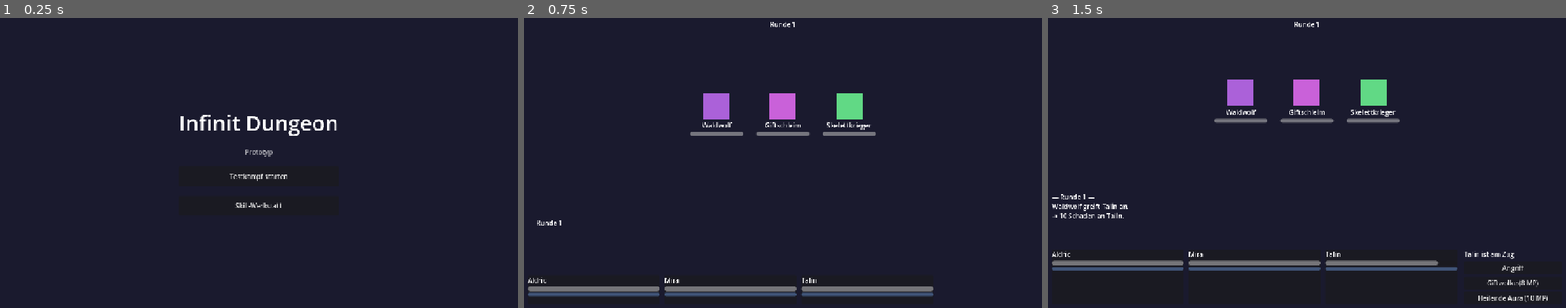
Above: before the commit, frames 1-3 (left to right).
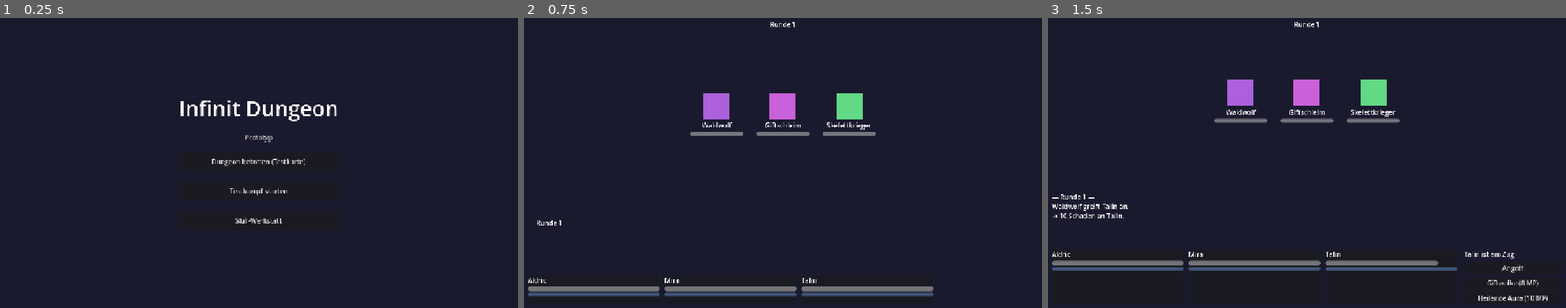
Above: after the commit, the same moments.

Repository: Edrick18/infinit_dungeon
Game: Godot game, scene res://scenes/main.tscn
The game is run twice, just before and just after one commit, with the same random seed, the same clock (stepped at 60 frames per second) and the same inputs.
Inputs (mouse positions are in pixels of both pictures, inside the frame that each line leads up to):
- Up to frame 1 (0.25 s): no input
- Up to frame 2 (0.75 s): click "Testkampf starten" at 0.5 s
- Up to frame 3 (1.5 s): tap Enter at 1.25 s; move the mouse to (1420, 148) at 1.27 s; hold D from 1.28 s (still down); click (1420, 148) at 1.42 s

The runs differ from the first frame. In frame 1, 2.0% of the frame differs, in the area x 34-66%, y 28-71%; in frame 2, nothing differs; in frame 3, nothing differs.

Commit message:
Dungeon-Generierung: begehbare prozedurale Karte mit Kampf-Loop
- DungeonGenerator: Drunkard's-Walk-Hoehlen, deterministisch aus dem
  Karten-Seed (Fundament des wiederholbaren Kartensystems); Boss an der
  entferntesten Stelle (BFS), Gegner (6 + Tier) und 3 Truhen mit
  Abstandsregeln platziert
- DungeonMap: Tile-Grid, Begehbarkeits-Checks, BFS-Distanzen
- Dungeon-Szene: Top-Down-Bewegung (WASD/Pfeile, Wand-Gleiten),
  Kamera, HUD, sichtbare Gegner/Truhen/Boss als Platzhalter-Formen,
  Beruehrung startet Kampf, Truhen geben Gold, Abschluss-Overlay
- Run-Persistenz im GameState: Karte + besiegte Gegner + geoeffnete
  Truhen + Position ueberleben den Kampf-Szenenwechsel; Layout wird
  aus dem Seed identisch regeneriert
- Kampfszene: Dungeon-Kontext (Sieg -> weiter im Dungeon an gleicher
  Stelle, Wipe -> zurueck zum Hub, Karte bleibt)
- Encounter deterministisch aus Karten-Seed + Gegner-ID, Gegner
  skalieren linear mit Kartenstufe; Boss "Knochenfuerst"
- Menu: "Dungeon betreten" / "Dungeon fortsetzen"
- Selbsttest scripts/dev/dungeon_selftest.gd (19 Checks)

Co-Authored-By: Claude Fable 5 <noreply@anthropic.com>

Diff:
--- a/autoload/game_state.gd
+++ b/autoload/game_state.gd
@@ -6,10 +6,35 @@
 var researched: Array[StringName] = []
 var party: Array[Combatant] = []
 
+## Laufender Dungeon-Besuch: {"card": DungeonCard, "defeated": Array[int],
+## "opened": Array[int], "player_pos": Vector2, "boss_defeated": bool}.
+## Leer = kein aktiver Run. Nur die Karte + Fortschritt werden gehalten,
+## das Layout selbst kommt deterministisch aus dem Karten-Seed.
+var current_run: Dictionary = {}
+
+## Übergabe an die Kampfszene: {"enemy_id": int, "is_boss": bool,
+## "enemies": Array[Combatant]}. Leer = normaler Testkampf aus dem Menü.
+var pending_battle: Dictionary = {}
+
 
 func _ready() -> void:
 	if party.is_empty():
 		party = TestContent.make_party()
+
+
+func start_run(card: DungeonCard) -> void:
+	current_run = {
+		"card": card,
+		"defeated": [],
+		"opened": [],
+		"player_pos": Vector2.ZERO,
+		"boss_defeated": false,
+	}
+
+
+func clear_run() -> void:
+	current_run = {}
+	pending_battle = {}
 
 
 func is_block_unlocked(block: SkillBlock, char_level: int) -> bool:
--- /dev/null
+++ b/scenes/dungeon/dungeon_scene.tscn
@@ -0,0 +1,6 @@
+[gd_scene load_steps=2 format=3]
+
+[ext_resource type="Script" path="res://scripts/dungeon/dungeon_scene.gd" id="1_dungeon"]
+
+[node name="DungeonScene" type="Node2D"]
+script = ExtResource("1_dungeon")
--- /dev/null
+++ b/scripts/dev/dungeon_selftest.gd
@@ -0,0 +1,105 @@
+extends SceneTree
+## Headless-Selbsttest für die Dungeon-Generierung:
+##   godot\Godot_v4.7-stable_win64_console.exe --headless -s scripts/dev/dungeon_selftest.gd
+
+var failures := 0
+
+
+func _init() -> void:
+	_test_determinism()
+	_test_connectivity()
+	_test_placements()
+	_test_encounter_determinism()
+	if failures == 0:
+		print("SELFTEST OK — alle Dungeon-Tests bestanden")
+		quit(0)
+	else:
+		print("SELFTEST FEHLGESCHLAGEN — %d Fehler" % failures)
+		quit(1)
+
+
+func _check(condition: bool, label: String) -> void:
+	if condition:
+		print("  ok: " + label)
+	else:
+		failures += 1
+		printerr("  FEHLER: " + label)
+
+
+func _card(seed_value: int, tier := 1) -> DungeonCard:
+	var card := DungeonCard.new()
+	card.seed = seed_value
+	card.tier = tier
+	return card
+
+
+func _test_determinism() -> void:
+	print("Determinismus (Kern des Kartensystems):")
+	var a := DungeonGenerator.generate(_card(12345))
+	var b := DungeonGenerator.generate(_card(12345))
+	_check(a.cells == b.cells, "gleicher Seed → identisches Layout")
+	_check(a.boss_cell == b.boss_cell, "gleicher Seed → gleiche Boss-Position")
+	_check(str(a.enemies) == str(b.enemies), "gleicher Seed → gleiche Gegner-Platzierung")
+	_check(str(a.chests) == str(b.chests), "gleicher Seed → gleiche Truhen (inkl. Gold)")
+	var c := DungeonGenerator.generate(_card(99999))
+	_check(a.cells != c.cells, "anderer Seed → anderes Layout")
+
+
+func _test_connectivity() -> void:
+	print("Erreichbarkeit:")
+	for seed_value in [1, 777, 424242]:
+		var map := DungeonGenerator.generate(_card(seed_value))
+		var dist := map.distances_from(map.spawn)
+		_check(dist.size() == map.floor_cells().size(),
+			"Seed %d: jede Bodenzelle vom Spawn erreichbar" % seed_value)
+
+
+func _test_placements() -> void:
+	print("Platzierungen:")
+	var map := DungeonGenerator.generate(_card(2026, 3))
+	var dist := map.distances_from(map.spawn)
+	_check(map.is_floor(map.spawn), "Spawn liegt auf Boden")
+	_check(map.is_floor(map.boss_cell), "Boss liegt auf Boden")
+	_check(dist[map.boss_cell] >= 10, "Boss liegt weit weg vom Spawn (%d Tiles)" % dist[map.boss_cell])
+	_check(map.enemies.size() == 6 + 3, "Gegneranzahl skaliert mit Tier (6 + Tier)")
+
+	var all_valid := true
+	for enemy in map.enemies:
+		if not map.is_floor(enemy["cell"]) or dist[enemy["cell"]] < DungeonGenerator.MIN_ENEMY_SPAWN_DIST:
+			all_valid = false
+	_check(all_valid, "alle Gegner auf Boden und mit Abstand zum Spawn")
+	_check(map.chests.size() == DungeonGenerator.CHEST_COUNT, "Truhen platziert")
+	var gold_ok := true
+	for chest in map.chests:
+		if chest["gold"] < 20 + 3 * 10:
+			gold_ok = false
+	_check(gold_ok, "Truhen-Gold skaliert mit Tier")
+
+
+func _test_encounter_determinism() -> void:
+	print("Encounter:")
+	var rng_a := RandomNumberGenerator.new()
+	rng_a.seed = 555
+	var rng_b := RandomNumberGenerator.new()
+	rng_b.seed = 555
+	var group_a := TestContent.make_encounter(2, rng_a)
+	var group_b := TestContent.make_encounter(2, rng_b)
+	_check(group_a.size() == group_b.size(), "gleicher Seed → gleiche Gruppengröße")
+	var same := true
+	for i in group_a.size():
+		if group_a[i].display_name != group_b[i].display_name:
+			same = false
+	_check(same, "gleicher Seed → gleiche Gegner-Zusammensetzung")
+
+	var tier1_rng := RandomNumberGenerator.new()
+	tier1_rng.seed = 1
+	var tier5_rng := RandomNumberGenerator.new()
+	tier5_rng.seed = 1
+	var weak := TestContent.make_encounter(1, tier1_rng)[0]
+	var strong := TestContent.make_encounter(5, tier5_rng)[0]
+	_check(strong.max_hp > weak.max_hp, "höheres Tier → stärkere Gegner")
+
+	var boss_rng := RandomNumberGenerator.new()
+	boss_rng.seed = 1
+	var boss := TestContent.make_encounter(1, boss_rng, true)
+	_check(boss.size() == 1 and boss[0].display_name == "Knochenfürst", "Boss-Encounter liefert Boss")
--- a/scripts/dev/test_content.gd
+++ b/scripts/dev/test_content.gd
@@ -29,15 +29,54 @@
 
 
 static func make_enemies() -> Array[Combatant]:
-	var wolf := Combatant.create("Waldwolf", _stats(6, 0, 4, 0, 9, 2), false)
-
-	var slime := Combatant.create("Giftschleim", _stats(3, 0, 7, 4, 3, 0), false)
+	return [_wolf(1), _slime(1), _skeleton(1)]
+
+
+## Zufällige Gegnergruppe für einen Dungeon-Encounter, deterministisch aus
+## dem übergebenen RNG (Karten-Seed + Gegner-ID) und skaliert mit der Kartenstufe.
+static func make_encounter(tier: int, rng: RandomNumberGenerator,
+		is_boss := false) -> Array[Combatant]:
+	if is_boss:
+		var boss := Combatant.create("Knochenfürst",
+			_scaled(_stats(9, 2, 12, 4, 5, 2), tier), false)
+		boss.armor = 3 + tier
+		boss.magic_resist = 2
+		boss.skills = [_wuchtschlag(), _saeurespucke()]
+		return [boss]
+	var group: Array[Combatant] = []
+	var count := rng.randi_range(1, 3)
+	for i in count:
+		match rng.randi_range(0, 2):
+			0: group.append(_wolf(tier))
+			1: group.append(_slime(tier))
+			2: group.append(_skeleton(tier))
+	return group
+
+
+static func _wolf(tier: int) -> Combatant:
+	return Combatant.create("Waldwolf", _scaled(_stats(6, 0, 4, 0, 9, 2), tier), false)
+
+
+static func _slime(tier: int) -> Combatant:
+	var slime := Combatant.create("Giftschleim", _scaled(_stats(3, 0, 7, 4, 3, 0), tier), false)
 	slime.skills = [_saeurespucke()]
-
-	var skeleton := Combatant.create("Skelettkrieger", _stats(7, 0, 6, 0, 4, 1), false)
+	return slime
+
+
+static func _skeleton(tier: int) -> Combatant:
+	var skeleton := Combatant.create("Skelettkrieger", _scaled(_stats(7, 0, 6, 0, 4, 1), tier), false)
 	skeleton.armor = 3
-
-	return [wolf, slime, skeleton]
+	return skeleton
+
+
+## Lineare Tier-Skalierung: +1 auf alle Attribute pro Kartenstufe über 1.
+## (Der richtige Gegner-Baukasten ersetzt das später.)
+static func _scaled(stats: StatBlock, tier: int) -> StatBlock:
+	var bonus := StatBlock.new()
+	for stat in StatBlock.STAT_NAMES:
+		bonus.set(stat, 1)
+	stats.add_scaled(bonus, maxi(0, tier - 1))
+	return stats
 
 
 # --- Beispiel-Skills aus Bauklötzen ---------------------------------------
--- /dev/null
+++ b/scripts/dungeon/dungeon_generator.gd
@@ -0,0 +1,122 @@
+class_name DungeonGenerator
+extends RefCounted
+## Prozedurale Dungeon-Generierung, komplett deterministisch aus dem Seed
+## der DungeonCard: gleiche Karte = gleiches Layout, gleiche Gegner- und
+## Truhen-Positionen — die Grundlage für wiederholbare, farmbare Karten.
+##
+## Verfahren: "Drunkard's Walk" — mehrere Läufer graben Boden aus dem Fels.
+## Ergebnis ist garantiert zusammenhängend, organisch und höhlenartig.
+
+const FLOOR_RATIO := 0.30       ## Anteil der Karte, der Boden wird
+const WALKER_COUNT := 4         ## Läufer für verzweigtere Höhlen
+const MIN_ENEMY_SPAWN_DIST := 8 ## Tiles Abstand der Gegner zum Spawn
+const MIN_ENEMY_SPACING := 5    ## Tiles Abstand der Gegner zueinander
+const MIN_CHEST_DIST := 5
+const CHEST_COUNT := 3
+
+
+static func generate(card: DungeonCard, width := 48, height := 36) -> DungeonMap:
+	var rng := RandomNumberGenerator.new()
+	rng.seed = card.seed
+
+	var map := DungeonMap.new()
+	map.width = width
+	map.height = height
+	map.cells.resize(width * height)
+
+	_carve_floor(map, rng)
+	map.spawn = Vector2i(width / 2, height / 2)
+
+	var dist := map.distances_from(map.spawn)
+	map.boss_cell = _farthest_cell(dist)
+	_place_enemies(map, rng, dist, card.tier)
+	_place_chests(map, rng, dist, card.tier)
+	return map
+
+
+static func _carve_floor(map: DungeonMap, rng: RandomNumberGenerator) -> void:
+	var target := int(map.width * map.height * FLOOR_RATIO)
+	var center := Vector2i(map.width / 2, map.height / 2)
+	var walkers: Array[Vector2i] = []
+	for i in WALKER_COUNT:
+		walkers.append(center)
+
+	var dirs := [Vector2i.LEFT, Vector2i.RIGHT, Vector2i.UP, Vector2i.DOWN]
+	var carved := 0
+	while carved < target:
+		for i in walkers.size():
+			var pos := walkers[i]
+			if not map.is_floor(pos):
+				map.set_floor(pos)
+				carved += 1
+			pos += dirs[rng.randi_range(0, 3)]
+			# Rand bleibt Wand, damit niemand aus der Karte läuft.
+			pos.x = clampi(pos.x, 1, map.width - 2)
+			pos.y = clampi(pos.y, 1, map.height - 2)
+			walkers[i] = pos
+
+
+static func _farthest_cell(dist: Dictionary) -> Vector2i:
+	var best := Vector2i.ZERO
+	var best_dist := -1
+	for cell in dist:
+		if dist[cell] > best_dist:
+			best_dist = dist[cell]
+			best = cell
+	return best
+
+
+static func _place_enemies(map: DungeonMap, rng: RandomNumberGenerator,
+		dist: Dictionary, tier: int) -> void:
+	var enemy_count := 6 + tier
+	var candidates := _shuffled_floor(map, rng)
+	var placed: Array[Vector2i] = []
+	var next_id := 0
+	for cell in candidates:
+		if placed.size() >= enemy_count:
+			break
+		if not dist.has(cell) or dist[cell] < MIN_ENEMY_SPAWN_DIST:
+			continue
+		if cell == map.boss_cell:
+			continue
+		var too_close := false
+		for other in placed:
+			if (cell - other).length() < MIN_ENEMY_SPACING:
+				too_close = true
+				break
+		if too_close:
+			continue
+		placed.append(cell)
+		map.enemies.append({"id": next_id, "cell": cell})
+		next_id += 1
+
+
+static func _place_chests(map: DungeonMap, rng: RandomNumberGenerator,
+		dist: Dictionary, tier: int) -> void:
+	var used: Array[Vector2i] = [map.boss_cell]
+	for enemy in map.enemies:
+		used.append(enemy["cell"])
+	var candidates := _shuffled_floor(map, rng)
+	var next_id := 0
+	for cell in candidates:
+		if next_id >= CHEST_COUNT:
+			break
+		if not dist.has(cell) or dist[cell] < MIN_CHEST_DIST or cell in used:
+			continue
+		used.append(cell)
+		map.chests.append({
+			"id": next_id, "cell": cell,
+			"gold": 20 + tier * 10 + rng.randi_range(0, 15),
+		})
+		next_id += 1
+
+
+static func _shuffled_floor(map: DungeonMap, rng: RandomNumberGenerator) -> Array[Vector2i]:
+	var cells := map.floor_cells()
+	# Fisher-Yates mit dem Karten-RNG (Array.shuffle() wäre nicht seed-stabil).
+	for i in range(cells.size() - 1, 0, -1):
+		var j := rng.randi_range(0, i)
+		var tmp := cells[i]
+		cells[i] = cells[j]
+		cells[j] = tmp
+	return cells
--- /dev/null
+++ b/scripts/dungeon/dungeon_map.gd
@@ -0,0 +1,62 @@
+class_name DungeonMap
+extends RefCounted
+## Das Ergebnis der Dungeon-Generierung: begehbares Tile-Grid plus
+## Spawn, Boss-Position, Gegner- und Truhen-Platzierungen.
+## Wird nicht gespeichert — die DungeonCard (Seed) reicht, um exakt
+## dieselbe Karte jederzeit wieder zu erzeugen.
+
+const TILE_SIZE := 32
+
+var width := 0
+var height := 0
+var cells := PackedByteArray()  ## 0 = Wand, 1 = Boden
+
+var spawn := Vector2i.ZERO
+var boss_cell := Vector2i.ZERO
+var enemies: Array[Dictionary] = []  ## {"id": int, "cell": Vector2i}
+var chests: Array[Dictionary] = []   ## {"id": int, "cell": Vector2i, "gold": int}
+
+
+func in_bounds(cell: Vector2i) -> bool:
+	return cell.x >= 0 and cell.y >= 0 and cell.x < width and cell.y < height
+
+
+func is_floor(cell: Vector2i) -> bool:
+	return in_bounds(cell) and cells[cell.y * width + cell.x] == 1
+
+
+func set_floor(cell: Vector2i) -> void:
+	cells[cell.y * width + cell.x] = 1
+
+
+func is_walkable_px(point: Vector2) -> bool:
+	return is_floor(Vector2i(floori(point.x / TILE_SIZE), floori(point.y / TILE_SIZE)))
+
+
+static func cell_center_px(cell: Vector2i) -> Vector2:
+	return Vector2(cell) * TILE_SIZE + Vector2(TILE_SIZE, TILE_SIZE) * 0.5
+
+
+func floor_cells() -> Array[Vector2i]:
+	var result: Array[Vector2i] = []
+	for y in height:
+		for x in width:
+			if cells[y * width + x] == 1:
+				result.append(Vector2i(x, y))
+	return result
+
+
+## BFS-Distanzen (in Tiles) von einer Startzelle über den Boden.
+func distances_from(start: Vector2i) -> Dictionary:
+	var dist := {start: 0}
+	var queue: Array[Vector2i] = [start]
+	var head := 0
+	while head < queue.size():
+		var current := queue[head]
+		head += 1
+		for dir in [Vector2i.LEFT, Vector2i.RIGHT, Vector2i.UP, Vector2i.DOWN]:
+			var next: Vector2i = current + dir
+			if is_floor(next) and not dist.has(next):
+				dist[next] = dist[current] + 1
+				queue.append(next)
+	return dist
--- /dev/null
+++ b/scripts/dungeon/dungeon_scene.gd
@@ -0,0 +1,221 @@
+extends Node2D
+## Begehbarer Dungeon: Top-Down-Ansicht, WASD/Pfeiltasten zum Laufen.
+## Gegner sind sichtbar — Berührung startet den Rundenkampf, danach geht es
+## an derselben Stelle weiter (das Layout kommt deterministisch aus dem
+## Karten-Seed, der Fortschritt liegt im GameState.current_run).
+
+const BATTLE_SCENE := "res://scenes/battle/battle_scene.tscn"
+const MAIN_SCENE := "res://scenes/main.tscn"
+
+const SPEED := 170.0
+const PLAYER_HALF := 11.0
+const CONTACT_DIST := 26.0
+
+const COLOR_FLOOR := Color("2e2e44")
+const COLOR_WALL := Color("14141f")
+const COLOR_PLAYER := Color("e0e0f0")
+const COLOR_ENEMY := Color("d05050")
+const COLOR_BOSS := Color("9040c0")
+const COLOR_CHEST := Color("d0a840")
+
+var map: DungeonMap
+var card: DungeonCard
+var player_pos := Vector2.ZERO
+
+## Lebende Gegner/ungeöffnete Truhen: {"id", "pos": Vector2, ("gold")}
+var _enemies: Array[Dictionary] = []
+var _chests: Array[Dictionary] = []
+var _boss_alive := true
+var _entering_battle := false
+
+var _camera: Camera2D
+var _hud_label: Label
+var _msg_label: Label
+var _hud_layer: CanvasLayer
+
+
+func _ready() -> void:
+	if GameState.current_run.is_empty():
+		# Szene direkt gestartet (F6): Testkarte anlegen.
+		var test_card := DungeonCard.new()
+		test_card.display_name = "Testkarte"
+		test_card.seed = randi()
+		test_card.tier = 1
+		GameState.start_run(test_card)
+
+	card = GameState.current_run["card"]
+	map = DungeonGenerator.generate(card)
+
+	var saved: Vector2 = GameState.current_run["player_pos"]
+	player_pos = saved if saved != Vector2.ZERO else DungeonMap.cell_center_px(map.spawn)
+
+	for enemy in map.enemies:
+		if enemy["id"] in GameState.current_run["defeated"]:
+			continue
+		_enemies.append({"id": enemy["id"], "pos": DungeonMap.cell_center_px(enemy["cell"])})
+	for chest in map.chests:
+		if chest["id"] in GameState.current_run["opened"]:
+			continue
+		_chests.append({"id": chest["id"], "gold": chest["gold"],
+			"pos": DungeonMap.cell_center_px(chest["cell"])})
+	_boss_alive = not GameState.current_run["boss_defeated"]
+
+	_camera = Camera2D.new()
+	add_child(_camera)
+	_camera.make_current()
+	_build_hud()
+
+	if not _boss_alive:
+		_show_completion()
+
+
+func _process(delta: float) -> void:
+	if _entering_battle:
+		return
+	_move_player(delta)
+	_check_contacts()
+	_camera.position = player_pos
+	_hud_label.text = "%s (Stufe %d)   Gold: %d   Gegner: %d   [WASD/Pfeile] Laufen  [Esc] Verlassen" \
+		% [card.display_name, card.tier, GameState.gold, _enemies.size() + (1 if _boss_alive else 0)]
+	queue_redraw()
+
+
+func _unhandled_input(event: InputEvent) -> void:
+	if event is InputEventKey and event.pressed and event.keycode == KEY_ESCAPE:
+		GameState.current_run["player_pos"] = player_pos
+		get_tree().change_scene_to_file(MAIN_SCENE)
+
+
+# --- Bewegung -----------------------------------------------------------------
+
+func _move_player(delta: float) -> void:
+	var dir := Vector2.ZERO
+	if Input.is_key_pressed(KEY_A) or Input.is_key_pressed(KEY_LEFT):
+		dir.x -= 1
+	if Input.is_key_pressed(KEY_D) or Input.is_key_pressed(KEY_RIGHT):
+		dir.x += 1
+	if Input.is_key_pressed(KEY_W) or Input.is_key_pressed(KEY_UP):
+		dir.y -= 1
+	if Input.is_key_pressed(KEY_S) or Input.is_key_pressed(KEY_DOWN):
+		dir.y += 1
+	if dir == Vector2.ZERO:
+		return
+	var motion := dir.normalized() * SPEED * delta
+	# Achsen getrennt bewegen, damit man an Wänden entlanggleitet.
+	var next_x := player_pos + Vector2(motion.x, 0)
+	if _fits(next_x):
+		player_pos = next_x
+	var next_y := player_pos + Vector2(0, motion.y)
+	if _fits(next_y):
+		player_pos = next_y
+
+
+func _fits(center: Vector2) -> bool:
+	for offset in [Vector2(-PLAYER_HALF, -PLAYER_HALF), Vector2(PLAYER_HALF, -PLAYER_HALF),
+			Vector2(-PLAYER_HALF, PLAYER_HALF), Vector2(PLAYER_HALF, PLAYER_HALF)]:
+		if not map.is_walkable_px(center + offset):
+			return false
+	return true
+
+
+# --- Interaktion ----------------------------------------------------------------
+
+func _check_contacts() -> void:
+	for chest in _chests.duplicate():
+		if player_pos.distance_to(chest["pos"]) < CONTACT_DIST:
+			GameState.gold += chest["gold"]
+			GameState.current_run["opened"].append(chest["id"])
+			_chests.erase(chest)
+			_show_message("Truhe geöffnet: +%d Gold!" % chest["gold"])
+	for enemy in _enemies:
+		if player_pos.distance_to(enemy["pos"]) < CONTACT_DIST:
+			_start_battle(enemy["id"], false)
+			return
+	if _boss_alive and player_pos.distance_to(DungeonMap.cell_center_px(map.boss_cell)) < CONTACT_DIST + 8:
+		_start_battle(-1, true)
+
+
+func _start_battle(enemy_id: int, is_boss: bool) -> void:
+	if _entering_battle:
+		return
+	_entering_battle = true
+	GameState.current_run["player_pos"] = player_pos
+	# Encounter deterministisch aus Karten-Seed + Gegner-ID: dieselbe Karte
+	# liefert beim Farmen immer dieselben Gruppen.
+	var rng := RandomNumberGenerator.new()
+	rng.seed = card.seed + (enemy_id + 2) * 7919
+	var foes := TestContent.make_encounter(card.tier, rng, is_boss)
+	GameState.pending_battle = {"enemy_id": enemy_id, "is_boss": is_boss, "enemies": foes}
+	get_tree().change_scene_to_file(BATTLE_SCENE)
+
+
+# --- Abschluss --------------------------------------------------------------------
+
+func _show_completion() -> void:
+	_entering_battle = true  # Steuerung einfrieren
+	var center := CenterContainer.new()
+	center.set_anchors_preset(Control.PRESET_FULL_RECT)
+	_hud_layer.add_child(center)
+
+	var panel := PanelContainer.new()
+	center.add_child(panel)
+	var box := VBoxContainer.new()
+	box.add_theme_constant_override("separation", 16)
+	panel.add_child(box)
+
+	var label := Label.new()
+	label.text = "Dungeon abgeschlossen!"
+	label.add_theme_font_size_override("font_size", 32)
+	label.horizontal_alignment = HORIZONTAL_ALIGNMENT_CENTER
+	box.add_child(label)
+
+	var note := Label.new()
+	note.text = "(Belohnungskarte ±3 Stufen kommt mit dem Kartensystem.)"
+	note.modulate = Color(1, 1, 1, 0.6)
+	box.add_child(note)
+
+	var back := Button.new()
+	back.text = "Zurück zum Hub"
+	back.pressed.connect(func() -> void:
+		GameState.clear_run()
+		get_tree().change_scene_to_file(MAIN_SCENE))
+	box.add_child(back)
+
+
+# --- Darstellung -------------------------------------------------------------------
+
+func _draw() -> void:
+	var tile := DungeonMap.TILE_SIZE
+	draw_rect(Rect2(0, 0, map.width * tile, map.height * tile), COLOR_WALL)
+	for cell in map.floor_cells():
+		draw_rect(Rect2(cell.x * tile, cell.y * tile, tile, tile), COLOR_FLOOR)
+
+	for chest in _chests:
+		draw_rect(Rect2(chest["pos"] - Vector2(10, 8), Vector2(20, 16)), COLOR_CHEST)
+	for enemy in _enemies:
+		draw_circle(enemy["pos"], 11, COLOR_ENEMY)
+	if _boss_alive:
+		draw_circle(DungeonMap.cell_center_px(map.boss_cell), 17, COLOR_BOSS)
+
+	draw_rect(Rect2(player_pos - Vector2(PLAYER_HALF, PLAYER_HALF),
+		Vector2(PLAYER_HALF * 2, PLAYER_HALF * 2)), COLOR_PLAYER)
+
+
+func _build_hud() -> void:
+	_hud_layer = CanvasLayer.new()
+	add_child(_hud_layer)
+	_hud_label = Label.new()
+	_hud_label.position = Vector2(12, 8)
+	_hud_layer.add_child(_hud_label)
+	_msg_label = Label.new()
+	_msg_label.position = Vector2(12, 34)
+	_msg_label.modulate = Color(1.0, 0.9, 0.5)
+	_hud_layer.add_child(_msg_label)
+
+
+func _show_message(text: String) -> void:
+	_msg_label.text = text
+	var timer := get_tree().create_timer(2.5)
+	timer.timeout.connect(func() -> void:
+		if is_instance_valid(_msg_label) and _msg_label.text == text:
+			_msg_label.text = "")
--- a/scripts/ui/battle_scene.gd
+++ b/scripts/ui/battle_scene.gd
@@ -4,9 +4,13 @@
 ## im Code aufgebaut (Platzhalter-Optik bis Pixel-Art-Assets existieren).
 
 const MAIN_SCENE := "res://scenes/main.tscn"
+const DUNGEON_SCENE := "res://scenes/dungeon/dungeon_scene.tscn"
 const ENEMY_TURN_DELAY := 0.6
 
 var battle := Battle.new()
+
+## Gesetzt, wenn der Kampf aus dem Dungeon kam (statt aus dem Menü-Testkampf).
+var _dungeon_context: Dictionary = {}
 
 var _active: Combatant = null
 var _pending_skill: Skill = null  # null = Basisangriff
@@ -31,7 +35,13 @@
 	var party: Array[Combatant] = GameState.party
 	for member in party:
 		member.reset_for_battle()
-	var foes := TestContent.make_enemies()
+	var foes: Array[Combatant]
+	if not GameState.pending_battle.is_empty():
+		_dungeon_context = GameState.pending_battle
+		GameState.pending_battle = {}
+		foes = _dungeon_context["enemies"]
+	else:
+		foes = TestContent.make_enemies()
 	battle.log_line.connect(_on_log)
 	battle.battle_ended.connect(_on_battle_ended)
 	battle.start(party, foes)
@@ -164,9 +174,26 @@
 	box.add_child(label)
 
 	var back := Button.new()
-	back.text = "Zurück zum Menü"
-	back.pressed.connect(func() -> void:
-		get_tree().change_scene_to_file(MAIN_SCENE))
+	if _dungeon_context.is_empty():
+		back.text = "Zurück zum Menü"
+		back.pressed.connect(func() -> void:
+			get_tree().change_scene_to_file(MAIN_SCENE))
+	elif victory:
+		# Gegner im Run als besiegt markieren, dann zurück in den Dungeon.
+		if _dungeon_context["is_boss"]:
+			GameState.current_run["boss_defeated"] = true
+		else:
+			GameState.current_run["defeated"].append(_dungeon_context["enemy_id"])
+		back.text = "Weiter"
+		back.pressed.connect(func() -> void:
+			get_tree().change_scene_to_file(DUNGEON_SCENE))
+	else:
+		# Wipe: zurück zum Hub, die Karte bleibt erhalten (siehe Design) —
+		# nur der laufende Besuch (besiegte Gegner etc.) geht verloren.
+		back.text = "Zurück zum Hub"
+		back.pressed.connect(func() -> void:
+			GameState.clear_run()
+			get_tree().change_scene_to_file(MAIN_SCENE))
 	box.add_child(back)
 
 
--- a/scripts/ui/main_menu.gd
+++ b/scripts/ui/main_menu.gd
@@ -3,6 +3,7 @@
 
 const BATTLE_SCENE := "res://scenes/battle/battle_scene.tscn"
 const WORKSHOP_SCENE := "res://scenes/workshop/skill_workshop.tscn"
+const DUNGEON_SCENE := "res://scenes/dungeon/dungeon_scene.tscn"
 
 
 func _ready() -> void:
@@ -31,6 +32,23 @@
 	subtitle.modulate = Color(1, 1, 1, 0.6)
 	box.add_child(subtitle)
 
+	var dungeon_button := Button.new()
+	dungeon_button.custom_minimum_size = Vector2(260, 48)
+	if GameState.current_run.is_empty():
+		dungeon_button.text = "Dungeon betreten (Testkarte)"
+		dungeon_button.pressed.connect(func() -> void:
+			var card := DungeonCard.new()
+			card.display_name = "Verwitterte Waldkarte"
+			card.seed = randi()
+			card.tier = 1
+			GameState.start_run(card)
+			get_tree().change_scene_to_file(DUNGEON_SCENE))
+	else:
+		dungeon_button.text = "Dungeon fortsetzen"
+		dungeon_button.pressed.connect(func() -> void:
+			get_tree().change_scene_to_file(DUNGEON_SCENE))
+	box.add_child(dungeon_button)
+
 	var battle_button := Button.new()
 	battle_button.text = "Testkampf starten"
 	battle_button.custom_minimum_size = Vector2(260, 48)
Not shown, added: scripts/dev/dungeon_selftest.gd.uid
Not shown, added: scripts/dungeon/dungeon_generator.gd.uid
Not shown, added: scripts/dungeon/dungeon_map.gd.uid
Not shown, added: scripts/dungeon/dungeon_scene.gd.uid
